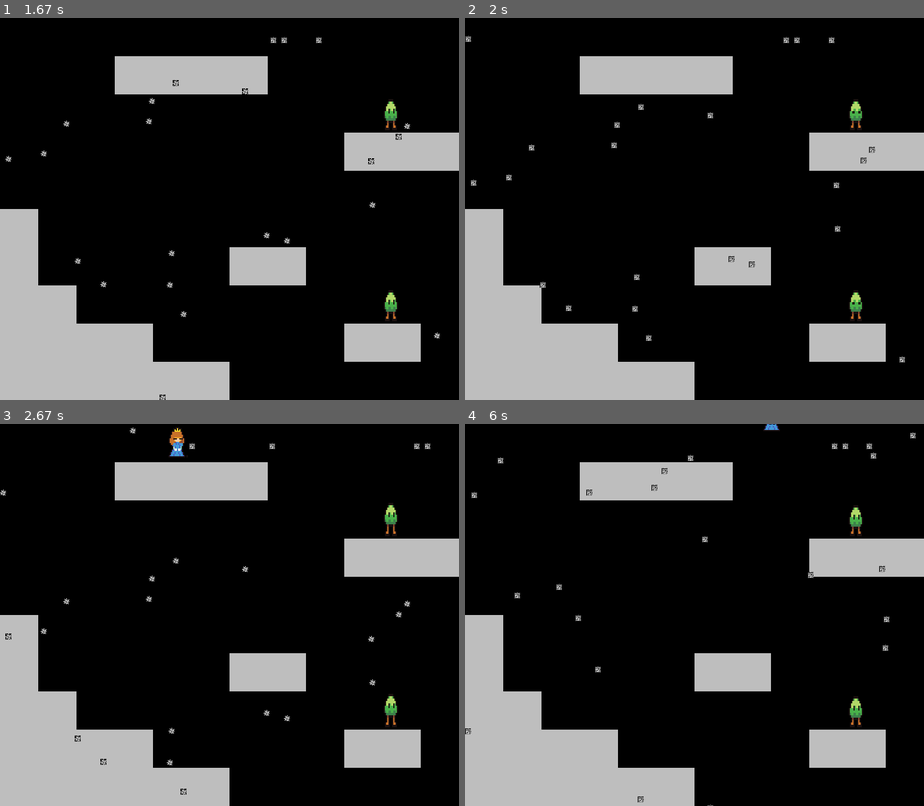
Above: before the commit, frames 1-4 (two rows, left to right).
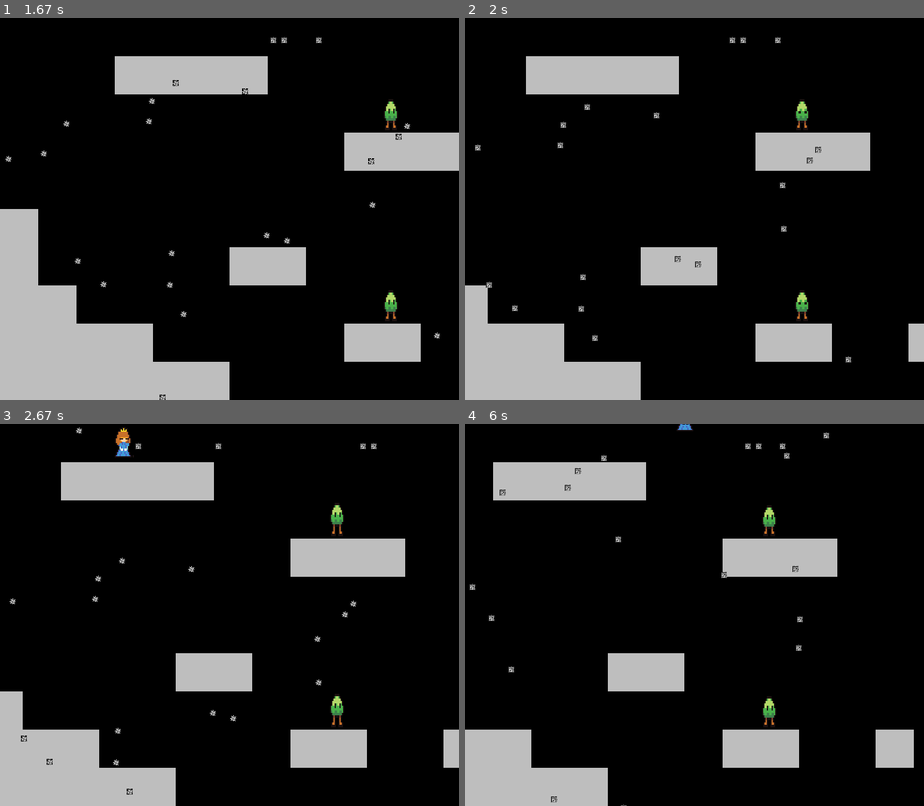
Above: after the commit, the same moments.

Repository: msaelices/pygames-experiments
Game: pygame game, started from frozen-platformer/main.py
Two runs of this game, one before a commit and one after it. Both use one fixed random seed, a clock stepped at 60 frames per second and the inputs below.
Inputs:
- Up to frame 1 (1.67 s): tap Space at 0.33, 0.73, 1.03, 1.23, 1.57 s; hold Right 0.67-1.13 s; hold Up 1.17-1.47 s; hold Right from 1.5 s (still down)
- Up to frame 2 (2 s): tap Space at 1.87 s; release Right at 1.97 s
- Up to frame 3 (2.67 s): hold Left 2-2.53 s; tap Space at 2.07, 2.37, 2.63 s; hold Left from 2.57 s (still down)
- Up to frame 4 (6 s): tap Space at 2.93, 3.07, 3.47, 3.77, 4.13, 4.43, 4.63, 4.93, 5.13, 5.47, 5.77, 5.97 s; release Left at 2.97 s; hold Up 3-3.37 s; hold Right 3.4-4.03 s; hold Left 4.07-4.53 s; hold Right 4.57-5.03 s; hold Up 5.07-5.37 s; hold Right 5.4-5.87 s; hold Left from 5.9 s (still down)

Frame 1 is identical in both runs. In frame 2, 16% of the frame differs, in the area x 0-100%, y 4-100%; in frame 3, 16%; in frame 4, 23%, in the area x 0-100%, y 0-100%.

Commit message:
Scroll the camera following the player

Diff:
--- a/frozen-platformer/levels.py
+++ b/frozen-platformer/levels.py
@@ -1,3 +1,4 @@
+from tkinter import W
 import pygame
 
 from config import TILE_SIZE
@@ -34,6 +35,7 @@
 class Level:
 
     def __init__(self, number: int, surface: pygame.Surface):
+        self.offset = 0
         self.surface = surface
         level_layout = levels_layout[number]
         self.setup(level_layout)
@@ -58,16 +60,29 @@
         for _ in range(20):
             self.snow_flakes.add(SnowFlake())
 
+    def get_all_sprites(self):
+        yield self.player
+        yield from self.tiles.sprites()
+        yield from self.enemies.sprites()
+        yield from self.snow_flakes.sprites()
+
     def draw(self):
-        self.player.draw(self.surface)
-        self.tiles.draw(self.surface)
-        self.enemies.draw(self.surface)
-        self.snow_flakes.draw(self.surface)
+        for sprite in self.get_all_sprites():
+            sprite.draw(self.surface, self.offset)
 
     def update(self):
         self.player.update(self)
         self.snow_flakes.update(self)
         self.enemies.update(self)
+        # Move camera offset according to the player position
+        min_offset, max_offset = 100, 400
+        player_posx = self.player.rect.centerx
+        player_offset = abs(player_posx - self.offset)
+        # print(f'Player X: {player_posx} Offset: {self.offset} Player offset: {player_offset}')
+        if player_offset > max_offset or player_offset < min_offset:
+            offset_vel = 5 if player_offset > max_offset else -5
+            self.offset += offset_vel
+        self.offset = max(self.offset, 0)
 
     def scroll_x(self, x):
         self.tiles.update(x)
--- a/frozen-platformer/sprites.py
+++ b/frozen-platformer/sprites.py
@@ -11,7 +11,16 @@
     BASE_DIR, JUMP_SPEED, OVERLAP_THRESHOLD, SCREEN_HEIGHT, SCREEN_WIDTH, SPEED, TILE_SIZE
 )
 
-class Tile(Sprite):
+
+class BaseSprite(Sprite):
+
+    def draw(self, surface: Surface, offset: int = 0):
+        rect = self.rect.copy()
+        rect.x -= offset
+        surface.blit(self.image, rect)
+
+
+class Tile(BaseSprite):
 
     def __init__(self, size: int, pos: tuple):
         super().__init__()
@@ -23,7 +32,7 @@
         self.rect.x += x_shift
 
 
-class AnimatedSprite(Sprite):
+class AnimatedSprite(BaseSprite):
 
     @property
     def animation(self):
@@ -68,9 +77,6 @@
     def update(self):
         super().update()
         self.animate()
-
-    def draw(self, surface: Surface):
-        surface.blit(self.image, self.rect)
 
 
 class Entity(AnimatedSprite):
@@ -186,10 +192,11 @@
         super().update(level)
         self.bullets.update()
 
-    def draw(self, surface: Surface):
-        super().draw(surface)
-        self.bullets.draw(surface)
+    def draw(self, surface: Surface, offset: int = 0):
+        super().draw(surface, offset)
         screen_rect = surface.get_rect()
         for bullet in self.bullets.sprites():
-            if bullet not in screen_rect:
+            if bullet in screen_rect:
+                bullet.draw(surface, offset)
+            else:
                 self.bullets.remove(bullet)
